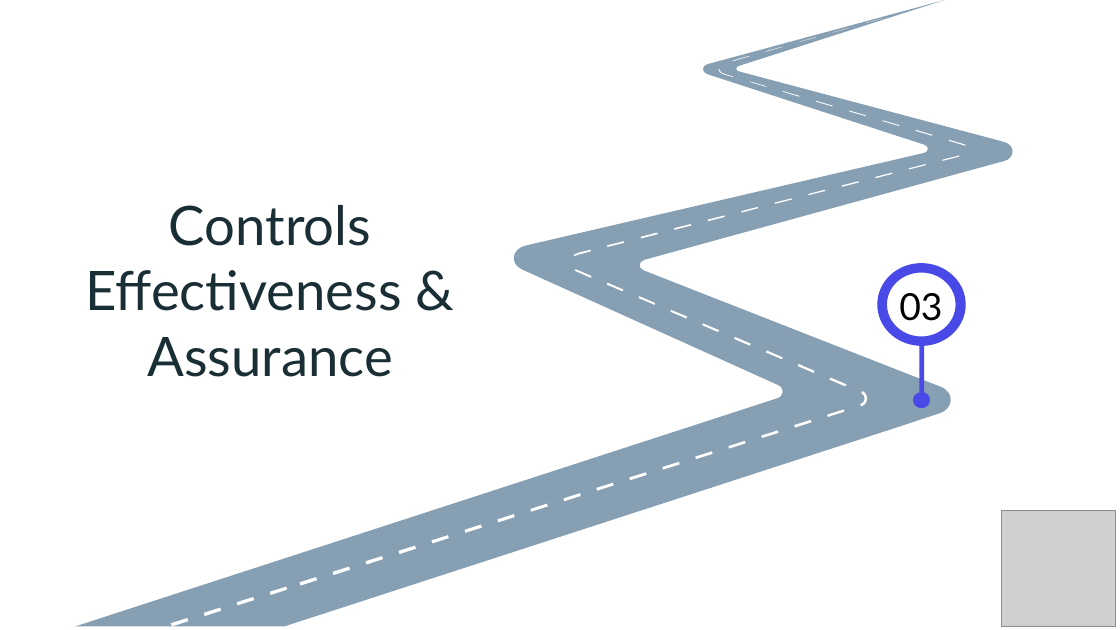
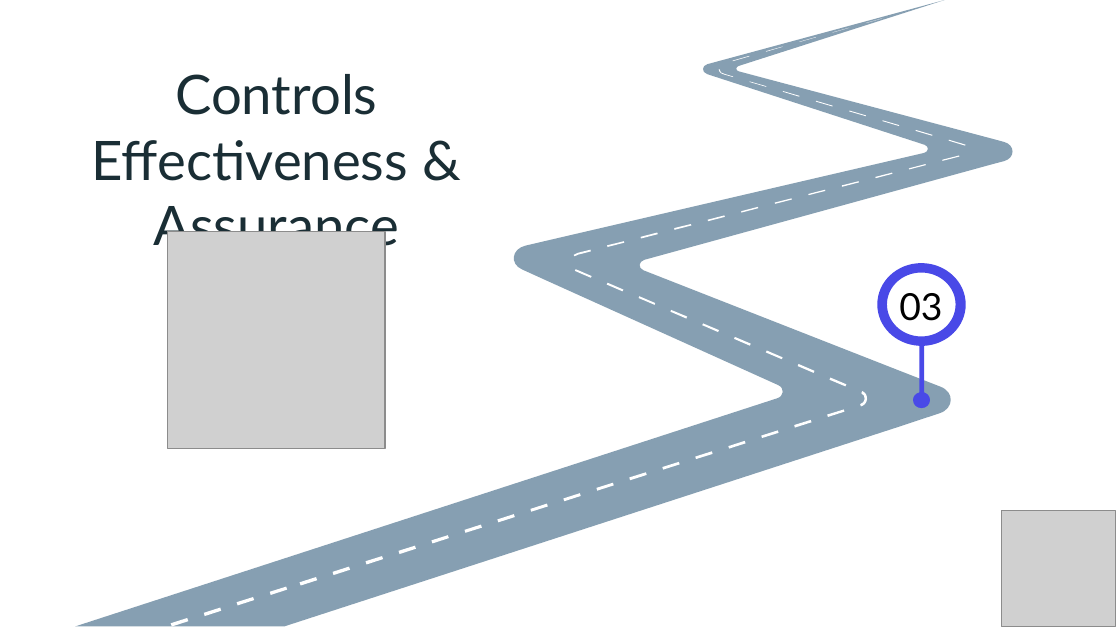
Before and after one commit to OsamahAlnasser/TotallyNotLame, a slide deck: slide 8 of Cybersecurity Academy (Teams C & D).pptx. Drawn at 1120x630 pixels with LibreOffice and Linux fonts; fonts in the diff are those of the drawing; grey boxes stand for pictures; background and template pictures are left out. Boxes give left, top, right and bottom in pixels: in the first picture for what was removed or moved away, otherwise in the second. Text is boxed around its words. In the diff, an @@ line names an element or a change of style, - is before the commit and + after.

```diff
--- a/Cybersecurity Academy (Teams C & D).pptx
+++ b/Cybersecurity Academy (Teams C & D).pptx
@@ text "Controls Effectiveness & Assurance" rewrapped from [85,205,401,377] to [92,74,408,255] @@
@@ picture added at [168,232,385,449] @@
```
Also in this commit, not shown: 7 other slides changed, 2 slides added, 1 slide removed.
